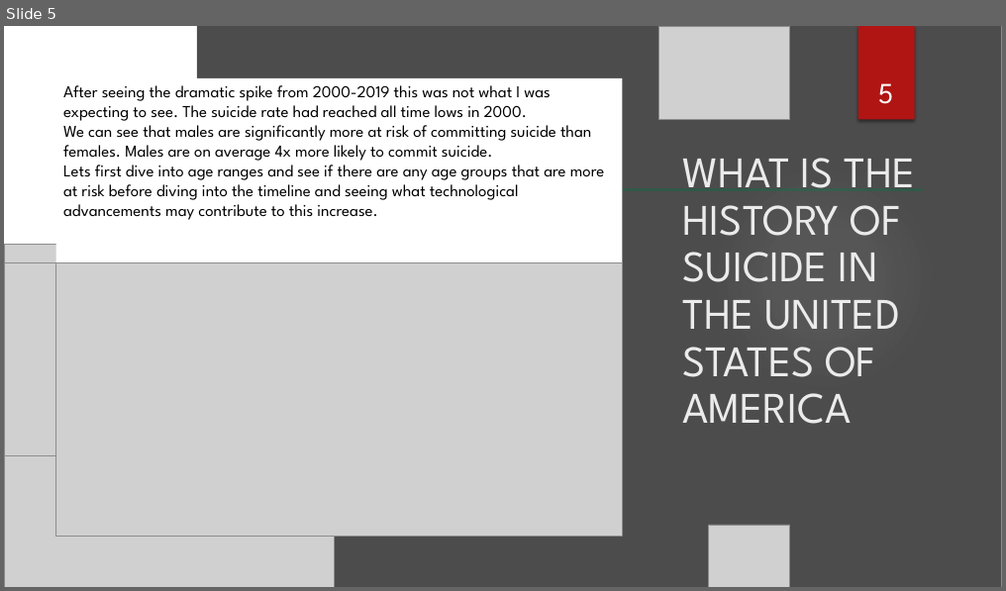
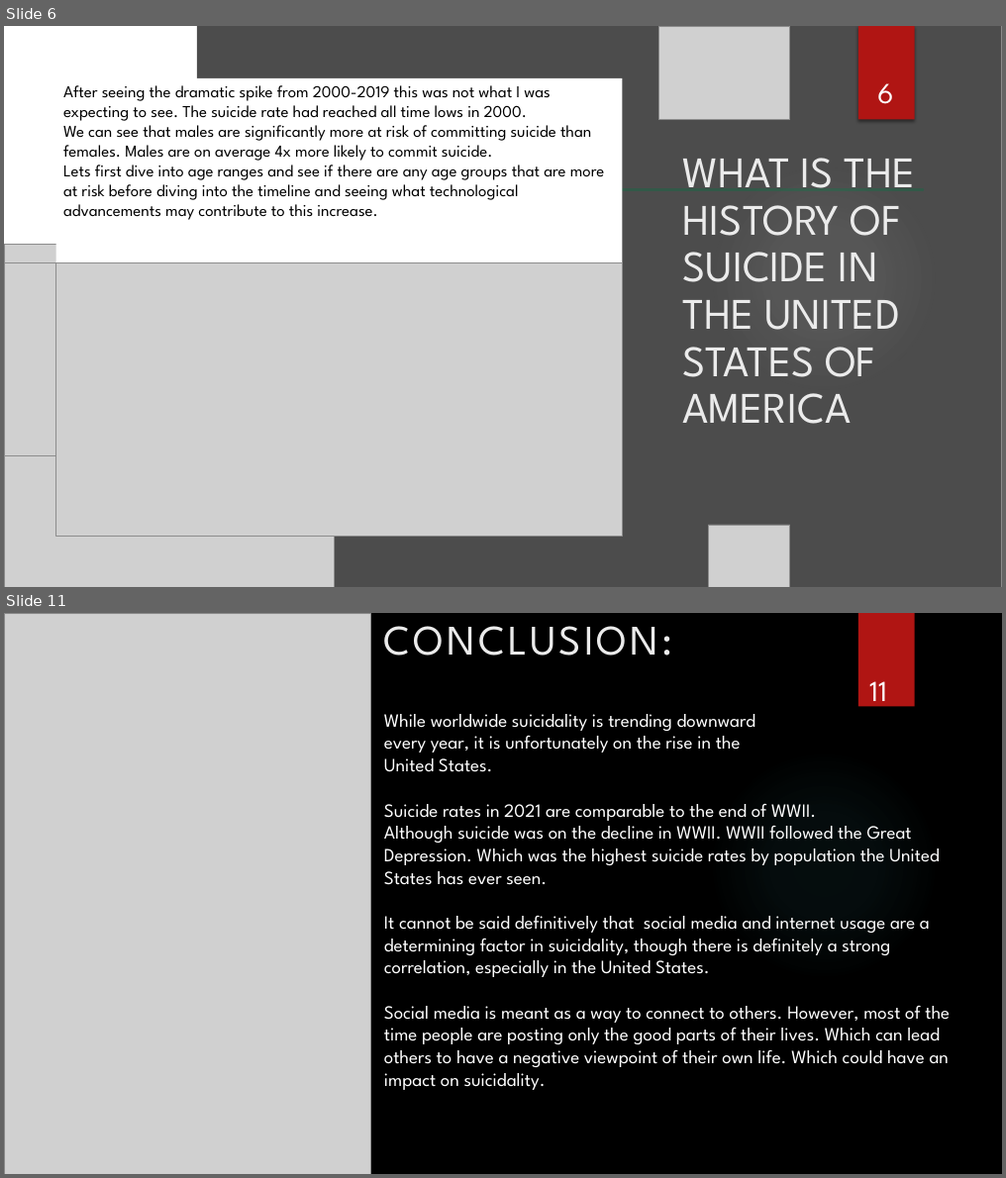
Before and after one commit to RussellBracey/Capston_rb, a slide deck: powerpoint/capstone_powerpoint.pptx. Shown one above the other, each under a label of ours: slide 5 before the commit, slides 6 and 11 after it; the slides between them are not shown. The pictures are 1006x591 and 1006x1178 pixels, drawn with LibreOffice and Linux fonts; fonts in the diff are those of the drawing; grey boxes stand for pictures; background and template pictures are left out. Boxes give left, top, right and bottom in pixels: in the first picture for what was removed or moved away, otherwise in the second. Text is boxed around its words. In the diff, an @@ line names an element or a change of style, - is before the commit and + after.

```diff
--- a/powerpoint/capstone_powerpoint.pptx
+++ b/powerpoint/capstone_powerpoint.pptx
@@ slide 11 added at (4, 613, 1002, 1174), background picture (left out) @@
@@ picture added at (4, 613, 371, 1174) @@
@@ title added at (384, 626, 672, 656), 40.5 pt, text #EBEBEB @@
+CONCLUSION:
@@ rectangle added at (858, 613, 915, 707), fill #B01513 @@
@@ text added at (869, 681, 887, 711), 28 pt, text #FFFFFF @@
+11
@@ text added at (384, 714, 949, 1090), 18 pt, text #FFFFFF @@
+While worldwide suicidality is trending downward
+every year, it is unfortunately on the rise in the
+United States.
+Suicide rates in 2021 are comparable to the end of WWII.
+Although suicide was on the decline in WWII. WWII followed the Great Depression. Which was the highest suicide rates by population the United States has ever seen.
+It cannot be said definitively that social media and internet usage are a determining factor in suicidality, though there is definitely a strong correlation, especially in the United States.
+Social media is meant as a way to connect to others. However, most of the time people are posting only the good parts of their lives. Which can lead others to have a negative viewpoint of their own life. Which could have an impact on suicidality.
@@ ellipse added at (709, 750, 939, 980), fill gradient #50B9C1 @@
@@ what was slide 5 is now slide 6 @@
@@ page number at (877, 83, 893, 104): text changed @@
-5
+6
```
Also in this commit, not shown: 5 slides changed, 4 other slides added, 3 slides removed, 2 other files.
